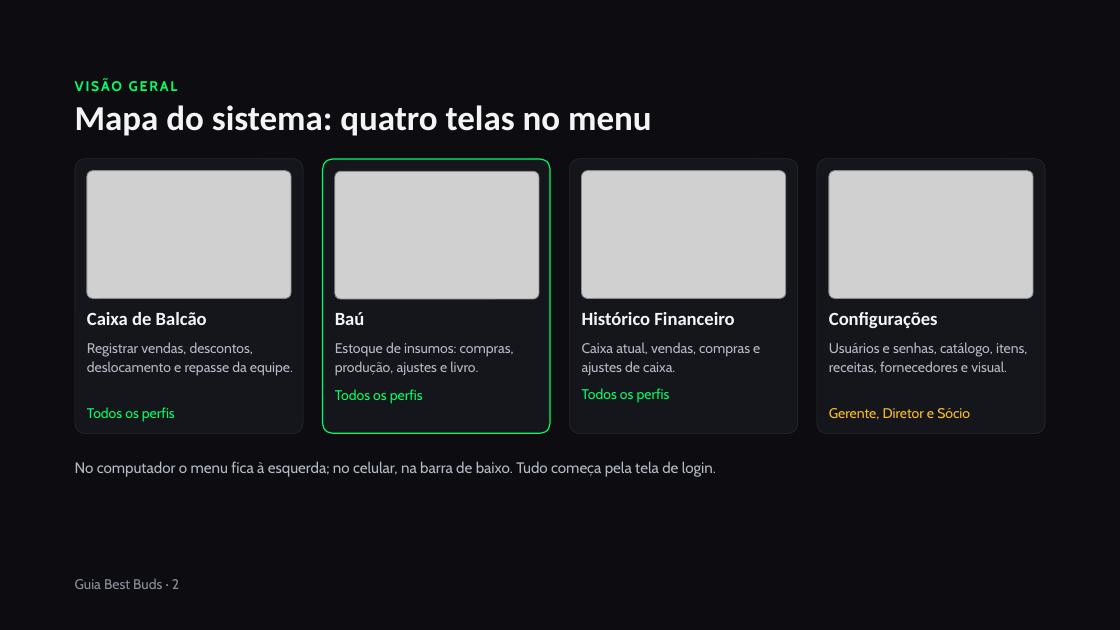
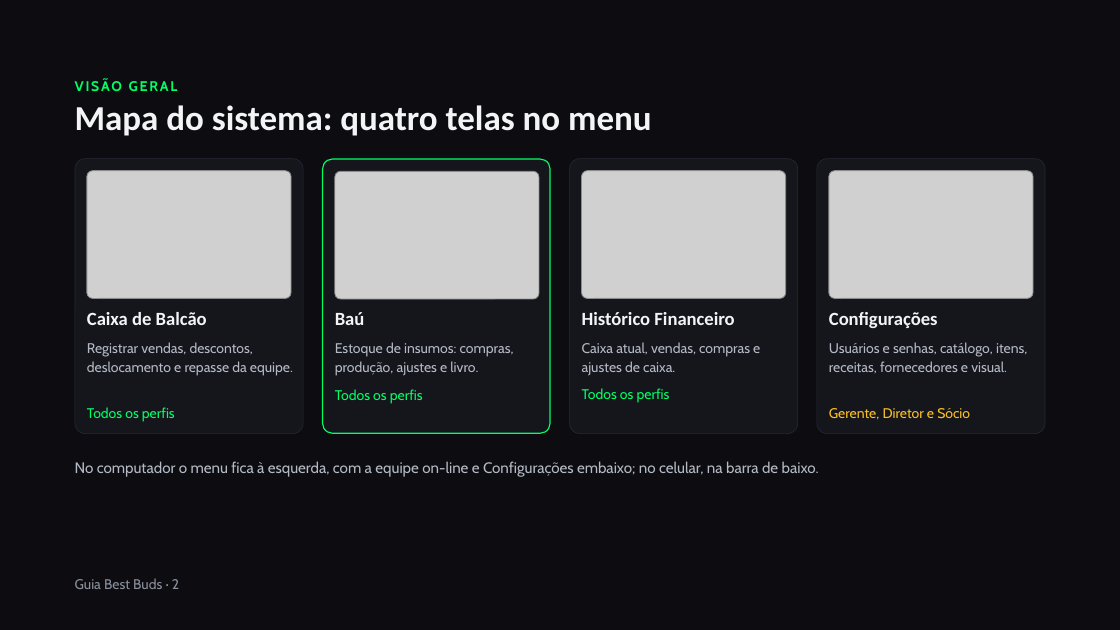
Before and after one commit to BESTBUDSOFC/BESTBUDS, a slide deck: slide 2 of docs/Guia_do_Sistema_Best_Buds.pptx. Drawn at 1120x630 pixels with LibreOffice and Linux fonts; fonts in the diff are those of the drawing; grey boxes stand for pictures. Boxes give left, top, right and bottom in pixels: in the first picture for what was removed or moved away, otherwise in the second. Text is boxed around its words. In the diff, an @@ line names an element or a change of style, - is before the commit and + after.

```diff
--- a/docs/Guia_do_Sistema_Best_Buds.pptx
+++ b/docs/Guia_do_Sistema_Best_Buds.pptx
@@ text at box(75, 461, 819, 476): text changed @@
-No computador o menu fica à esquerda; no celular, na barra de baixo. Tudo começa pela tela de login.
+No computador o menu fica à esquerda, com a equipe on-line e Configurações embaixo; no celular, na barra de baixo.
```
Also in this commit, not shown: 16 other slides changed, 2 slides added.
